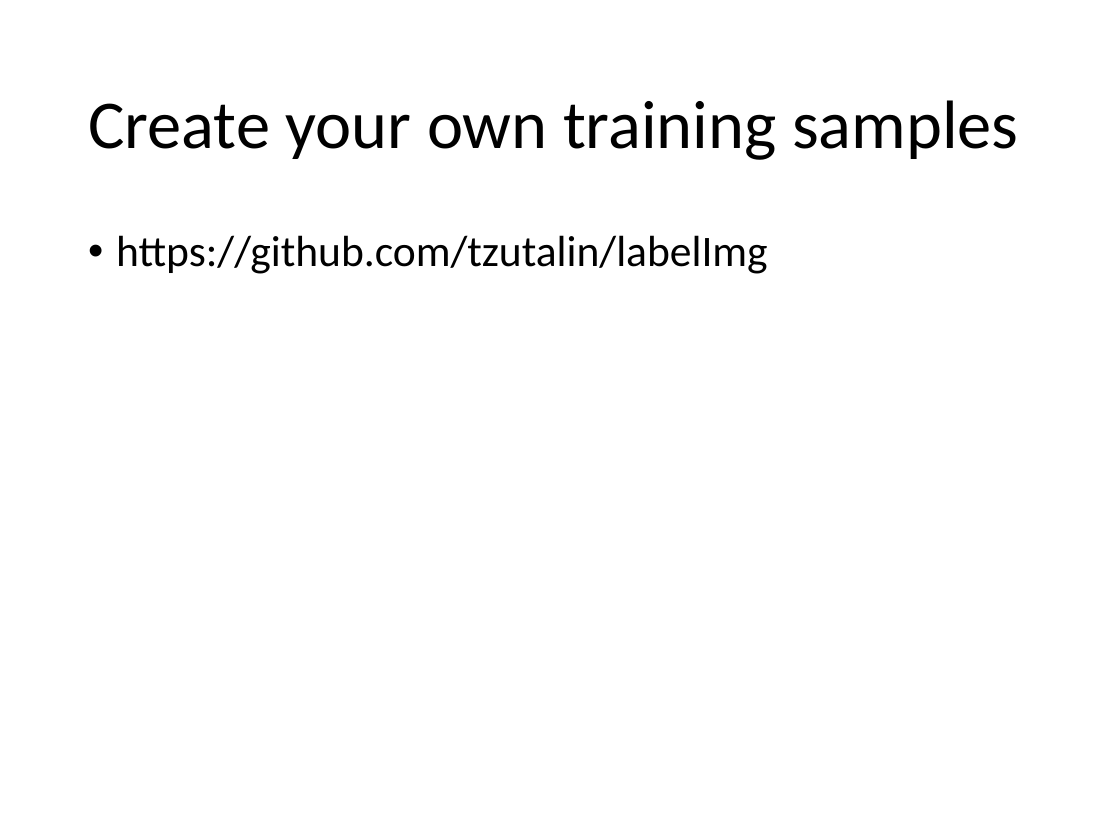
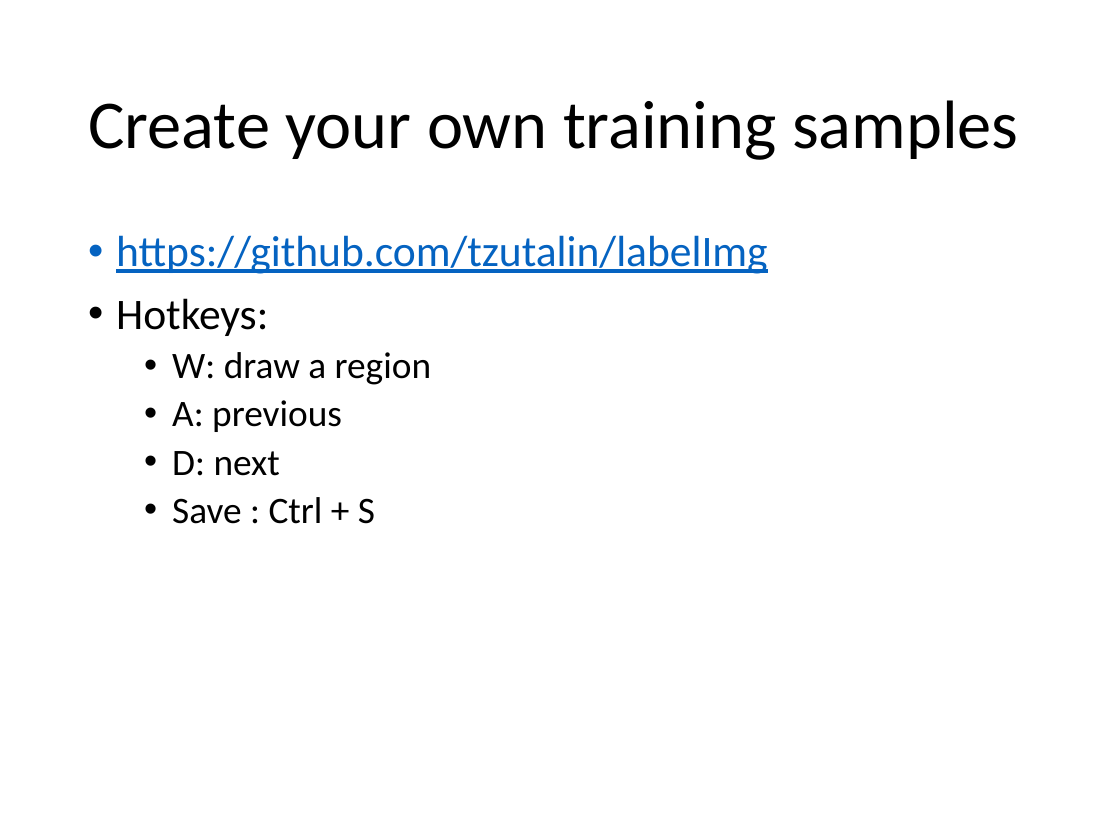
Before and after one commit to YichaoOU/self_driving_car, a slide deck: slide 12 of Tutorial/TensorFlow-Obj-API.pptx (slide 11 before the commit). Drawn at 1120x840 pixels with LibreOffice and Linux fonts; fonts in the diff are those of the drawing. Boxes give left, top, right and bottom in pixels: in the first picture for what was removed or moved away, otherwise in the second. Text is boxed around its words. In the diff, an @@ line names an element or a change of style, - is before the commit and + after.

```diff
--- a/Tutorial/TensorFlow-Obj-API.pptx
+++ b/Tutorial/TensorFlow-Obj-API.pptx
@@ text at bbox=[116, 235, 768, 274]: text colour #000000 to #0563C1, underline on in "https://github.com/tzutalin/labelImg" @@
@@ text at bbox=[116, 298, 431, 524]: paragraphs added @@
+• Hotkeys:
+  • W: draw a region
+  • A: previous
+  • D: next
+  • Save : Ctrl + S
```
Also in this commit, not shown: 4 other slides changed, 3 slides added, 1 slide removed, 22 other files.
